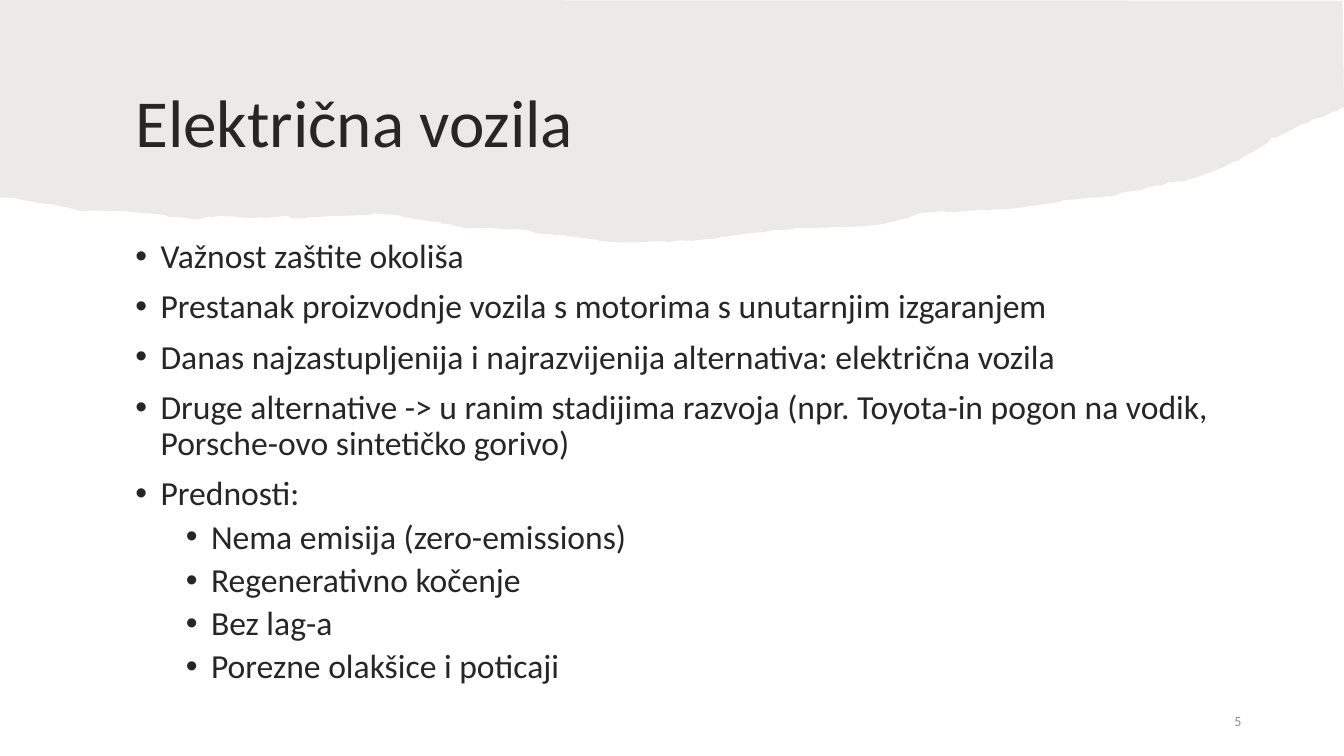
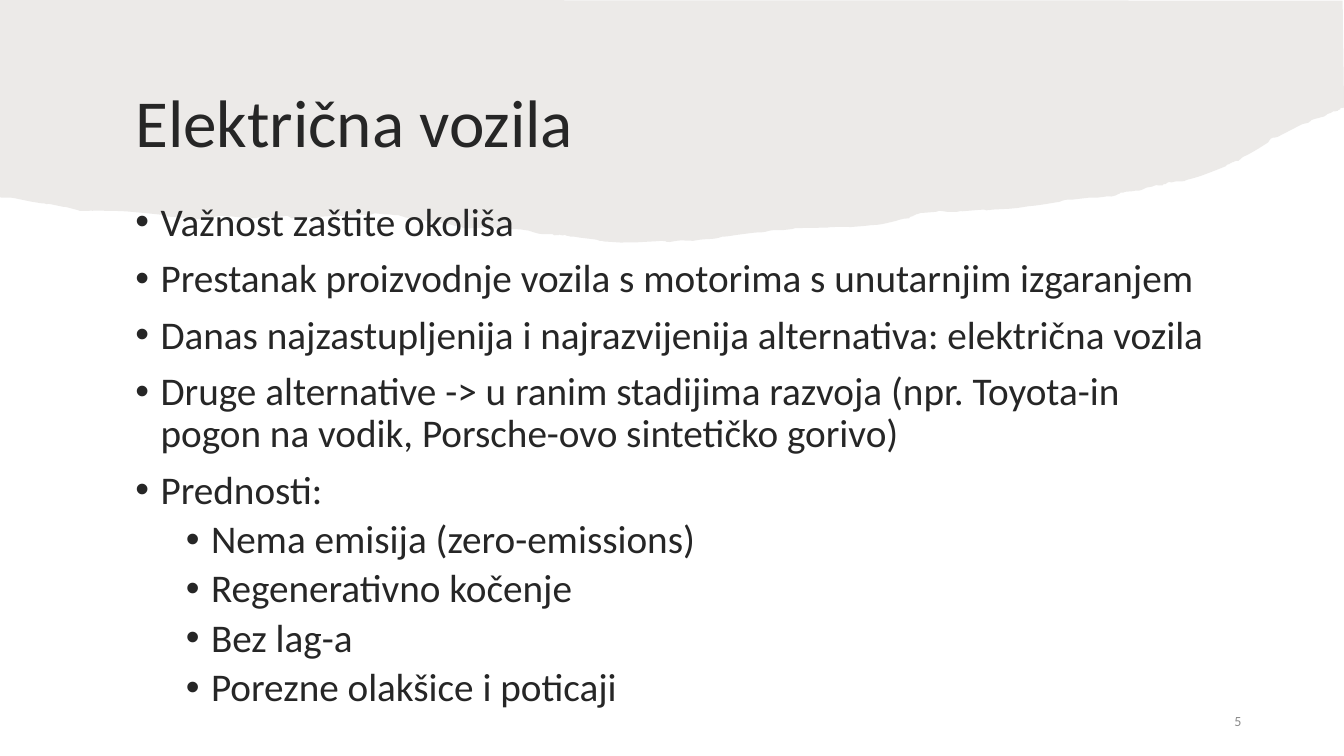
Before and after one commit to TinJukic/Seminar-2, a slide deck: slide 5 of Rješavanje problema usmjeravanja električnih vozila - Tin Jukić.pptx. Drawn at 1344x756 pixels with LibreOffice and Linux fonts; fonts in the diff are those of the drawing. Boxes give left, top, right and bottom in pixels: in the first picture for what was removed or moved away, otherwise in the second. Text is boxed around its words. In the diff, an @@ line names an element or a change of style, - is before the commit and + after.

```diff
--- a/Rješavanje problema usmjeravanja električnih vozila - Tin Jukić.pptx
+++ b/Rješavanje problema usmjeravanja električnih vozila - Tin Jukić.pptx
@@ text "Važnost zaštite okoliša": place and size @@
-text "Važnost zaštite okoliša" at (161,244,1208,684)
+text "Važnost zaštite okoliša" at (161,208,1203,708)
@@ text "Važnost zaštite okoliša" at (161,208,1203,708): size 24 to 28 pt @@
```
Also in this commit, not shown: 7 other slides changed, 2 slides added, 1 slide removed, 2 other files.
